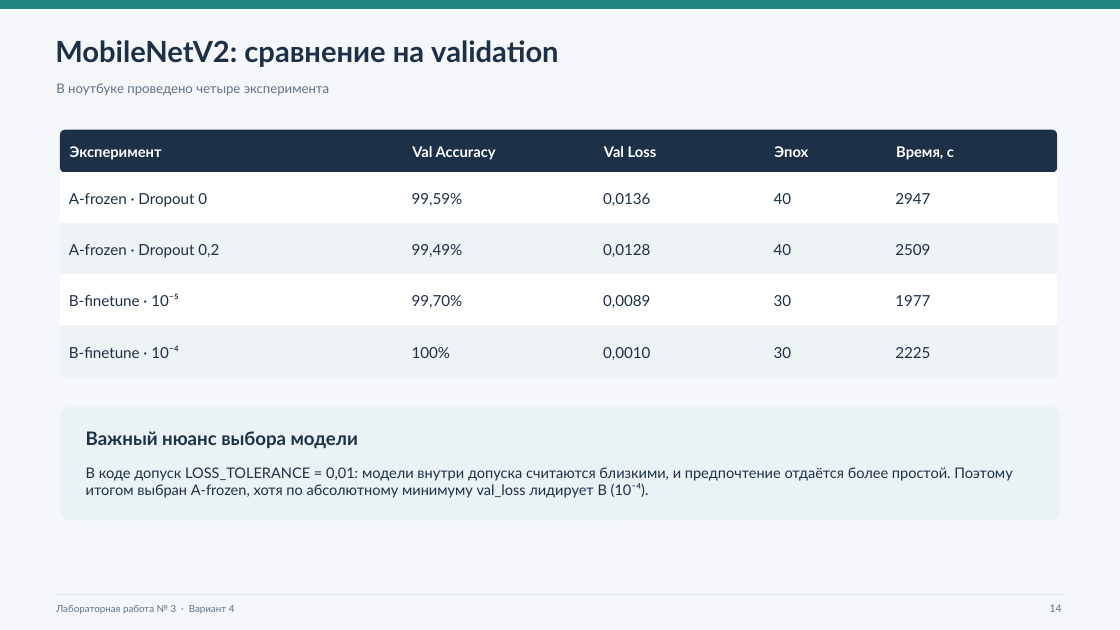
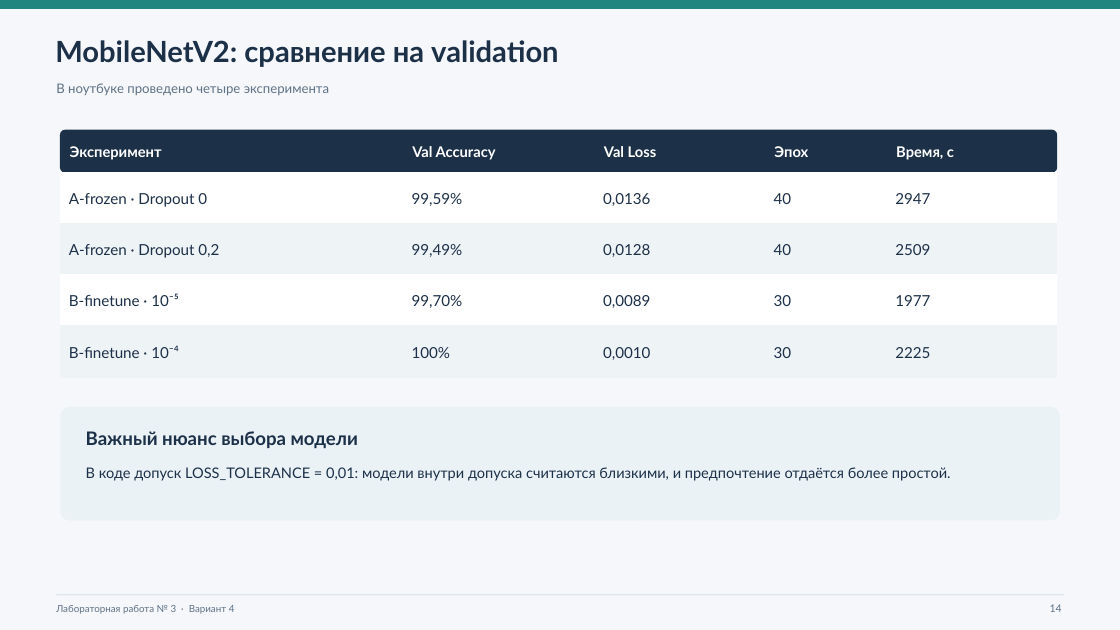
Before and after one commit to Travkova/NN_Labs, a slide deck: slide 14 of лаб3/Лабораторная_3_вариант_4_презентация.pptx. Drawn at 1120x630 pixels with LibreOffice and Linux fonts; fonts in the diff are those of the drawing. Boxes give left, top, right and bottom in pixels: in the first picture for what was removed or moved away, otherwise in the second. Text is boxed around its words. In the diff, an @@ line names an element or a change of style, - is before the commit and + after.

```diff
--- a/лаб3/Лабораторная_3_вариант_4_презентация.pptx
+++ b/лаб3/Лабораторная_3_вариант_4_презентация.pptx
@@ text at [86,467,951,481]: text changed @@
-В коде допуск LOSS_TOLERANCE = 0,01: модели внутри допуска считаются близкими, и предпочтение отдаётся более простой. Поэтому итогом выбран A-frozen, хотя по абсолютному минимуму val_loss лидирует B (10⁻⁴).
+В коде допуск LOSS_TOLERANCE = 0,01: модели внутри допуска считаются близкими, и предпочтение отдаётся более простой.
```
Also in this commit, not shown: 8 other slides changed.
